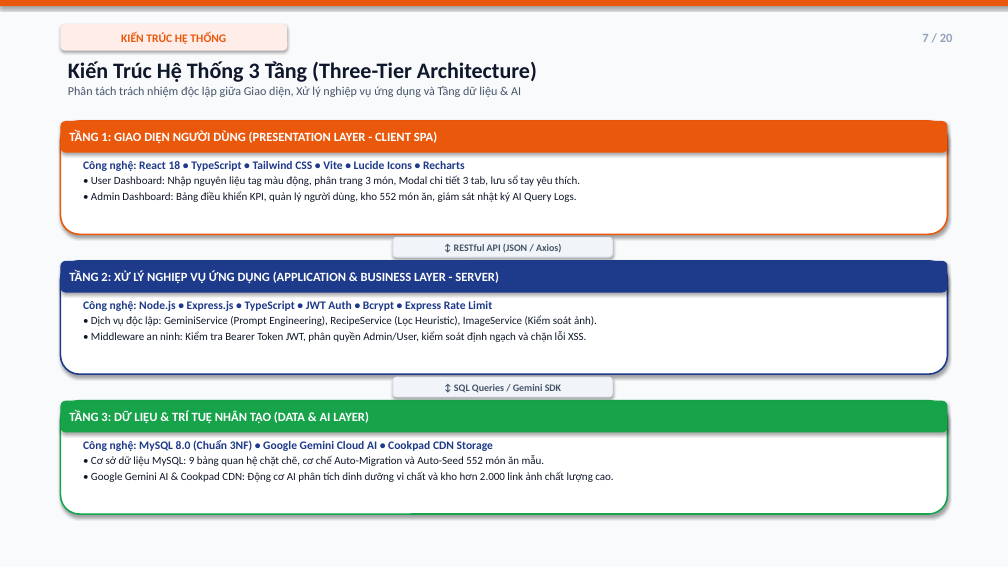
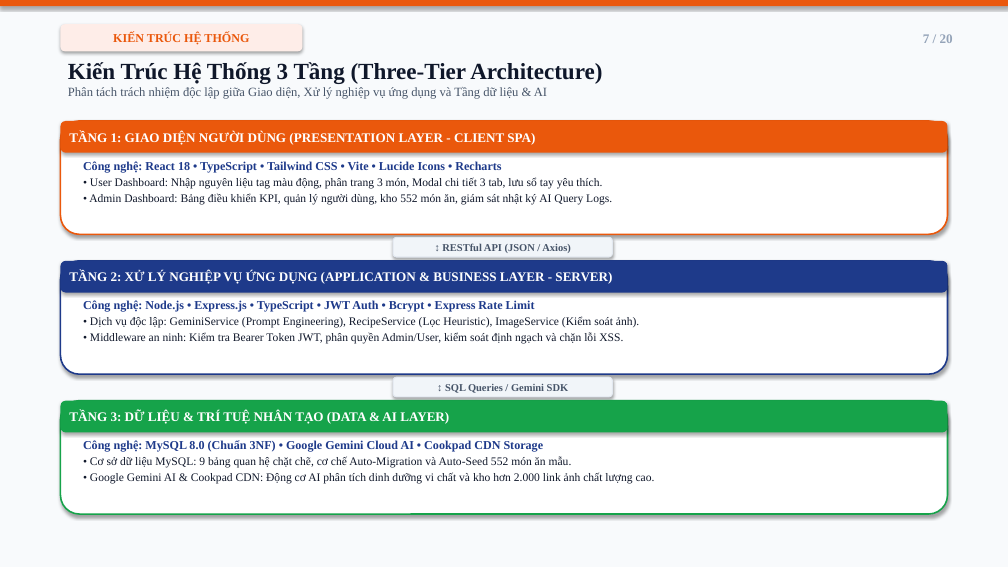
Before and after one commit to T-glonk/DoAnTriTueNhanTao, a slide deck: slide 7 of FoodAI_Slide_Thuyet_Trinh_20_Slides.pptx. Drawn at 1008x567 pixels with LibreOffice and Linux fonts; fonts in the diff are those of the drawing. Boxes give left, top, right and bottom in pixels: in the first picture for what was removed or moved away, otherwise in the second. Text is boxed around its words. In the diff, an @@ line names an element or a change of style, - is before the commit and + after.

```diff
--- a/FoodAI_Slide_Thuyet_Trinh_20_Slides.pptx
+++ b/FoodAI_Slide_Thuyet_Trinh_20_Slides.pptx
@@ rounded rectangle "KIẾN TRÚC HỆ THỐNG": place and size @@
-rounded rectangle "KIẾN TRÚC HỆ THỐNG" at [60,24,287,51]
+rounded rectangle "KIẾN TRÚC HỆ THỐNG" at [60,24,302,51]
@@ rounded rectangle "KIẾN TRÚC HỆ THỐNG" at [60,24,302,51]: size 11 to 11.5 pt, font Calibri to Times New Roman @@
@@ text "7 / 20" at [923,34,953,43]: size 12 to 12.5 pt, font Calibri to Times New Roman @@
@@ text "Kiến Trúc Hệ Thống 3 ..." at [68,62,602,99]: size 21 to 22 pt in "Kiến Trúc Hệ Thống 3 Tầng (Three-Tier ..."; font Calibri to Times New Roman; size 11.5 to 12 pt in "Phân tách trách nhiệm độc lập giữa ..." @@
@@ text "Công nghệ: React 18 • ..." at [83,161,612,205]: size 11 to 11.5 pt in "Công nghệ: React 18 • TypeScript • ..."; font Calibri to Times New Roman; size 10.5 to 11 pt in "• User Dashboard: Nhập nguyên liệu tag ...", "• Admin Dashboard: Bảng điều khiển KPI, ..." @@
@@ rounded rectangle "↕ RESTful API (JSON / ..." at [393,237,613,257]: size 9.5 to 10 pt, font Calibri to Times New Roman @@
@@ text "Công nghệ: Node.js • Express.js ..." at [83,300,639,344]: size 11 to 11.5 pt in "Công nghệ: Node.js • Express.js • TypeScript ..."; font Calibri to Times New Roman; size 10.5 to 11 pt in "• Dịch vụ độc lập: GeminiService (Prompt ...", "• Middleware an ninh: Kiểm tra Bearer ..." @@
@@ rounded rectangle "↕ SQL Queries / Gemini ..." at [393,377,613,397]: size 9.5 to 10 pt, font Calibri to Times New Roman @@
@@ size 12 to 12.5 pt, font Calibri to Times New Roman; less space between paragraphs in 3 elements at [60,121,948,153], [60,261,948,293], [60,401,948,433] @@
@@ text "Công nghệ: MySQL 8.0 (Chuẩn ..." at [83,440,655,484]: size 11 to 11.5 pt in "Công nghệ: MySQL 8.0 (Chuẩn 3NF) • ..."; font Calibri to Times New Roman; size 10.5 to 11 pt in "• Cơ sở dữ liệu MySQL: 9 ...", "• Google Gemini AI & Cookpad CDN: ..." @@
```
Also in this commit, not shown: 19 other slides changed, 1 other file.
